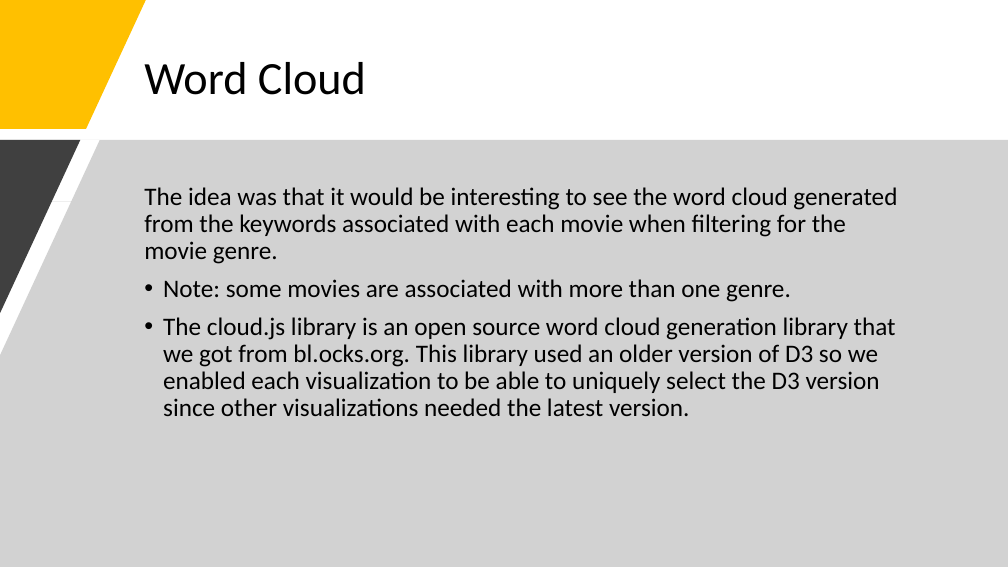
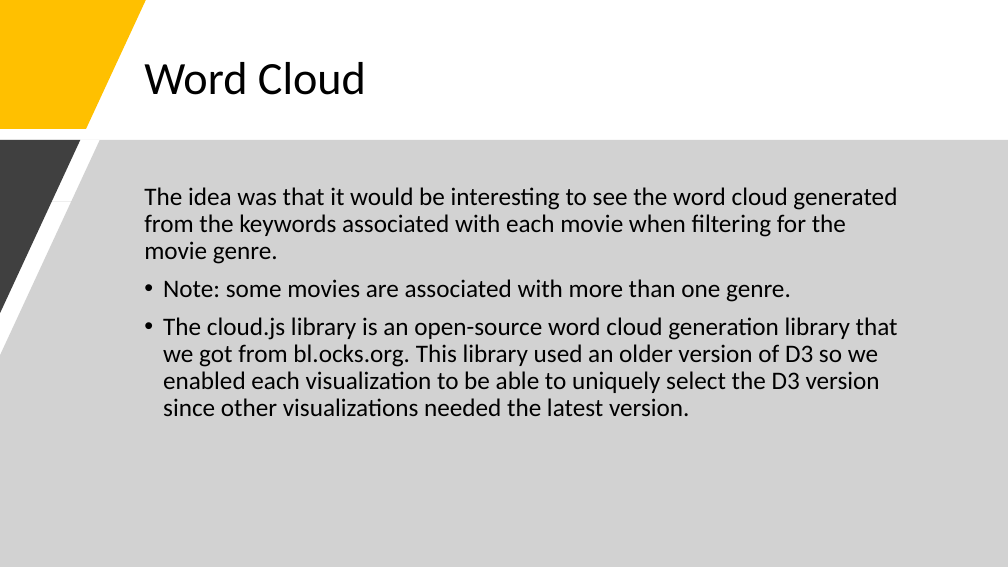
Before and after one commit to eliot1335/Interactive-Movie-Maps, a slide deck: slide 8 of Project_2_Presentation.pptx. Drawn at 1008x567 pixels with LibreOffice and Linux fonts; fonts in the diff are those of the drawing. Boxes give left, top, right and bottom in pixels: in the first picture for what was removed or moved away, otherwise in the second. Text is boxed around its words. In the diff, an @@ line names an element or a change of style, - is before the commit and + after.

```diff
--- a/Project_2_Presentation.pptx
+++ b/Project_2_Presentation.pptx
@@ text at [163, 317, 898, 416]: text changed @@
-• The cloud.js library is an open source word cloud generation library that we got from bl.ocks.org. This library used an older version of D3 so we enabled each visualization to be able to uniquely select the D3 version since other visualizations needed the latest version.
+• The cloud.js library is an open-source word cloud generation library that we got from bl.ocks.org. This library used an older version of D3 so we enabled each visualization to be able to uniquely select the D3 version since other visualizations needed the latest version.
```
Also in this commit, not shown: 1 other slide changed, 2 other files.
